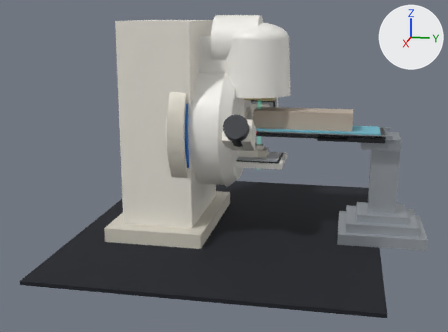
One commit to the glTF model assets/truebeam/truebeam.glb: the scene before it, then after it.
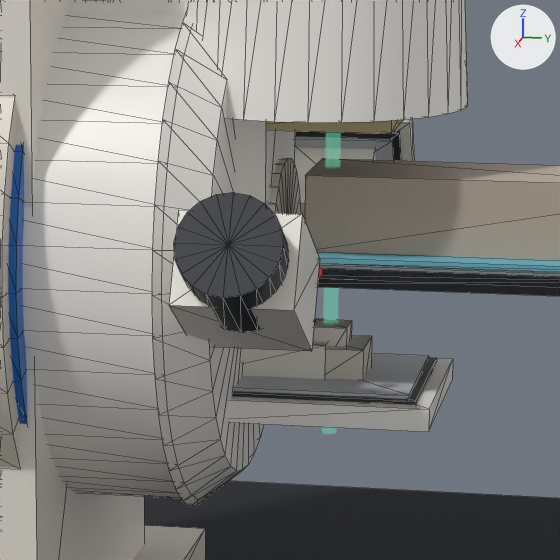
Each version appears first whole from a 50 mm lens placed at (7.01, 0.99, 1.28), pointed at (0.18, -0.38, -0.43), and next in a close-up on the part from 41% to 70% of the width and 21% to 60% of the height. Every picture has the same lights, and +X, +Y and +Z are marked at upper right. The first two pictures are the older version. The close-ups show mesh edges as thin lines. Where no turn or scale is listed for an object, it has been applied to the vertices.

Names of what the first close-up shows: 'Floor', 'Gantry_Arm', 'Gantry_Drum', 'Gantry_FacePlate', 'Head_Housing', 'MV_Carriage', 'MV_Column', 'MV_Mount', 'MV_Panel_Face', 'MV_Panel_Housing', 'MV_Panel_Recess', 'Patient_Phantom', 'Stand_Bearing_Collar', 'Stand_Column', 'kV_Source_Arm_Base', 'kV_Tube_Housing' and 12 more.
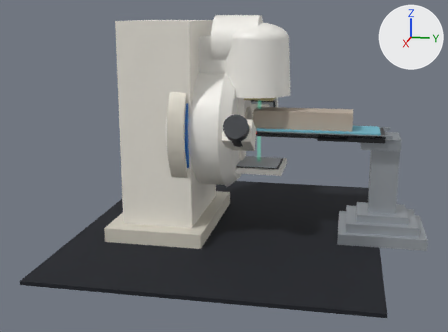
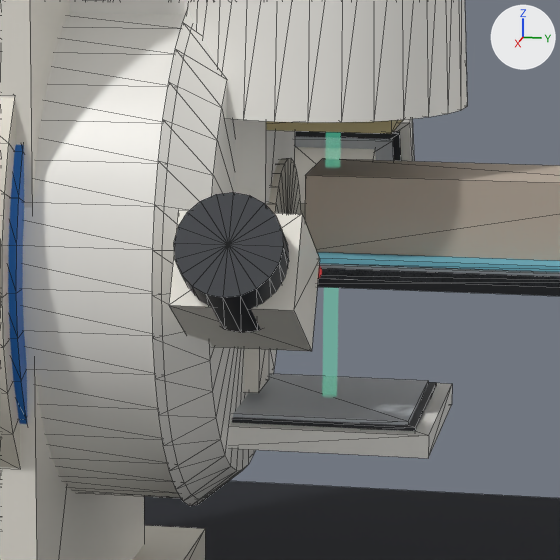
Pixel boxes (x1, y1, x2, y2) of what changed, in the close-ups (560 x 560 px):
```json
{"object": "MV_Panel_Housing", "change": "moved", "before": [229, 359, 453, 432], "after": [229, 383, 452, 458]}
{"object": "MV_Panel_Face", "change": "moved", "before": [233, 353, 429, 399], "after": [233, 374, 428, 425]}
{"object": "MV_Panel_Recess", "change": "moved", "before": [232, 358, 437, 405], "after": [232, 382, 436, 431]}
{"object": "MV_Mount", "change": "moved", "before": [243, 341, 328, 379], "after": [244, 348, 269, 393]}
{"object": "MV_Carriage", "change": "deleted", "before": [325, 336, 372, 380]}
{"object": "MV_Column", "change": "deleted", "before": [313, 319, 352, 346]}
```

The change, as JSON lines over the scene's bpy script:
```json
{"op": "set", "path": "ob_mv_mount.location", "old": "(0.0, -0.3, -0.32)", "new": "(0.0, -0.44, -0.3)"}
{"op": "remove", "block": "ob_mv_carriage", "code": ["ob_mv_carriage = bpy.data.objects.new('MV_Carriage', me_mesh_59)", "ob_mv_carriage.location = (0.0, 0.0, -0.32)"]}
{"op": "remove", "block": "ob_mv_column", "code": ["ob_mv_column = bpy.data.objects.new('MV_Column', me_mesh_60)", "ob_mv_column.location = (0.0, 0.0, -0.29)"]}
{"op": "set", "path": "ob_mv_panel_housing.location", "old": "(0.0, 0.0, -0.38)", "new": "(0.0, 0.0, -0.45)"}
{"op": "set", "path": "ob_mv_panel_recess.location", "old": "(0.0, 0.0, -0.365)", "new": "(0.0, 0.0, -0.435)"}
{"op": "set", "path": "ob_mv_panel_face.location", "old": "(0.0, 0.0, -0.35)", "new": "(0.0, 0.0, -0.42)"}
```
